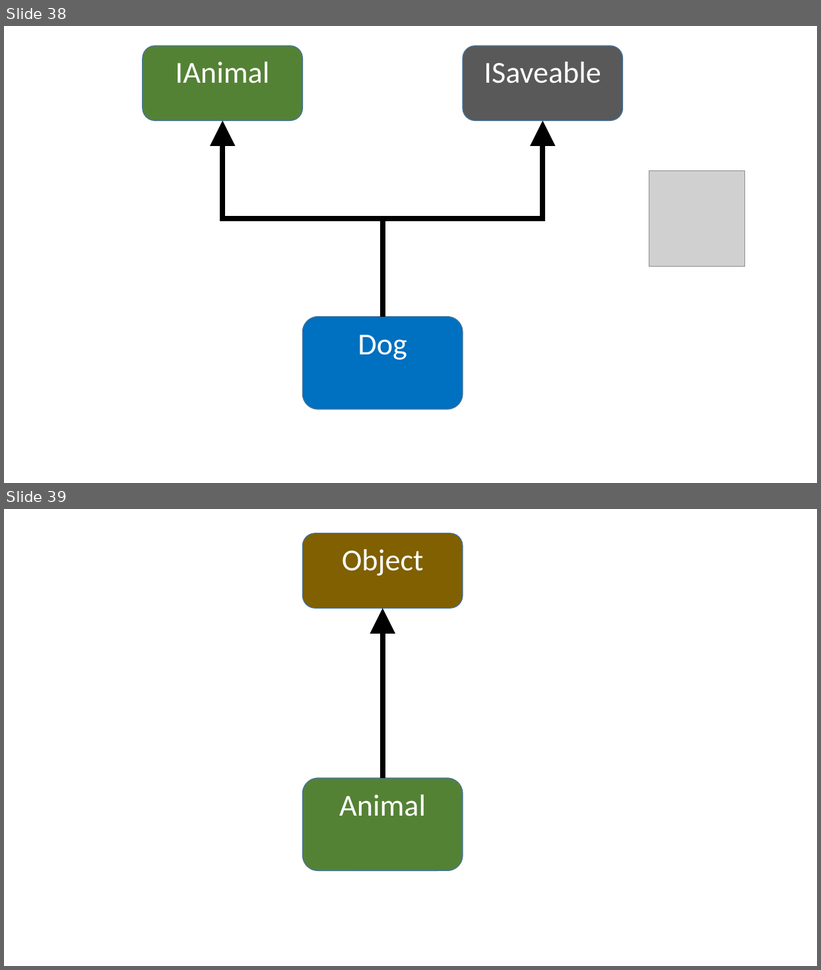
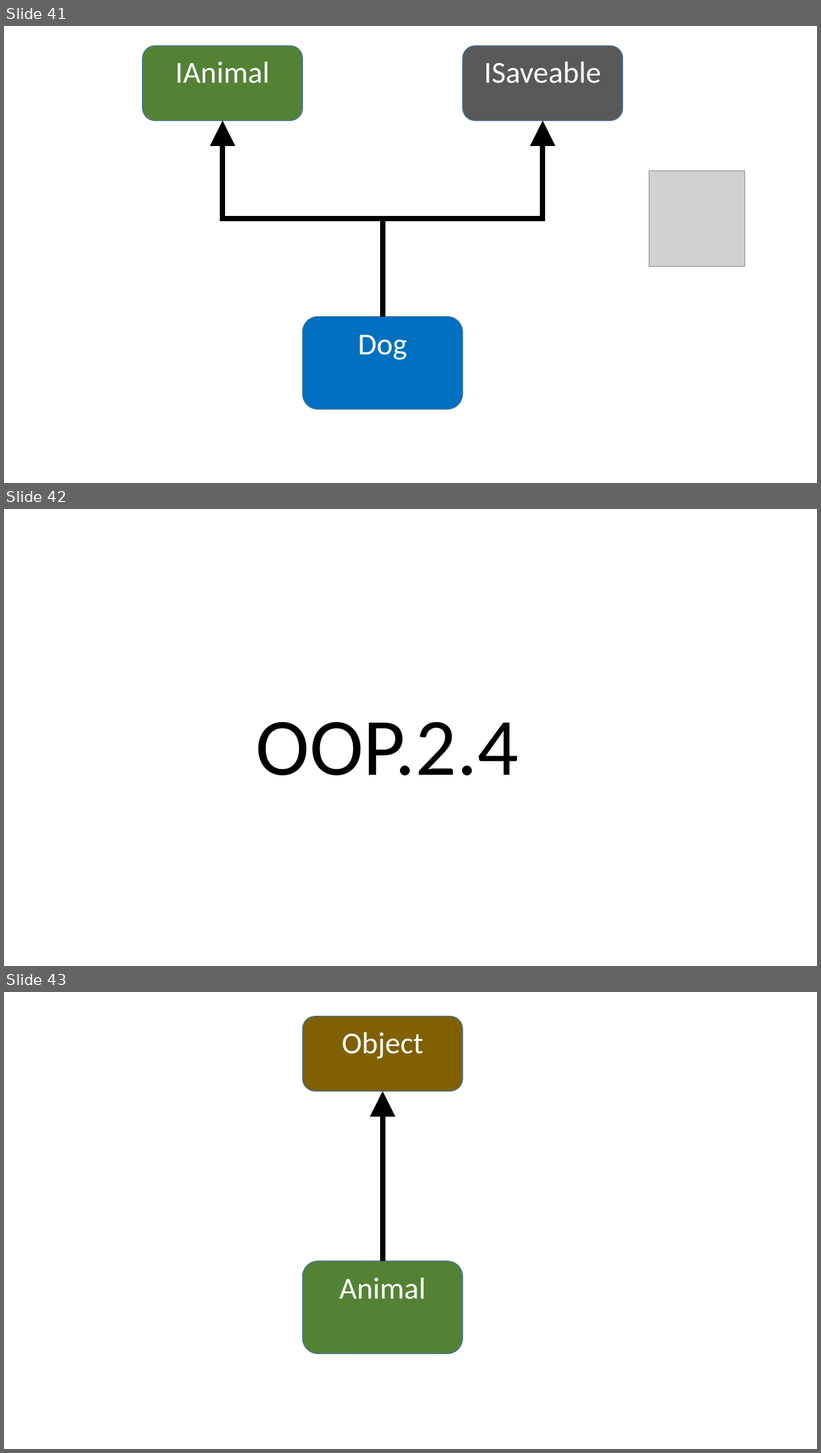
Before and after one commit to perl-easj/Teaching-materials, a slide deck: CSharpProgramming/Presentations/Inheritance.pptx. Shown one above the other, each under a label of ours: slides 38 and 39 before the commit, slides 41, 42 and 43 after it. The pictures are 821x970 and 821x1453 pixels, drawn with LibreOffice and Linux fonts; fonts in the diff are those of the drawing; grey boxes stand for pictures. Boxes give left, top, right and bottom in pixels: in the first picture for what was removed or moved away, otherwise in the second. Text is boxed around its words. In the diff, an @@ line names an element or a change of style, - is before the commit and + after.

```diff
--- a/CSharpProgramming/Presentations/Inheritance.pptx
+++ b/CSharpProgramming/Presentations/Inheritance.pptx
@@ slide 42 added at [4,509,817,966], background #FFFFFF @@
@@ title added at [256,722,519,776], 96 pt, text #000000 @@
+OOP.2.4
@@ what was slide 38 is now slide 41 @@
@@ what was slide 39 is now slide 43 @@
```
Also in this commit, not shown: 1 slide changed, 4 other slides added, 2 other files.
